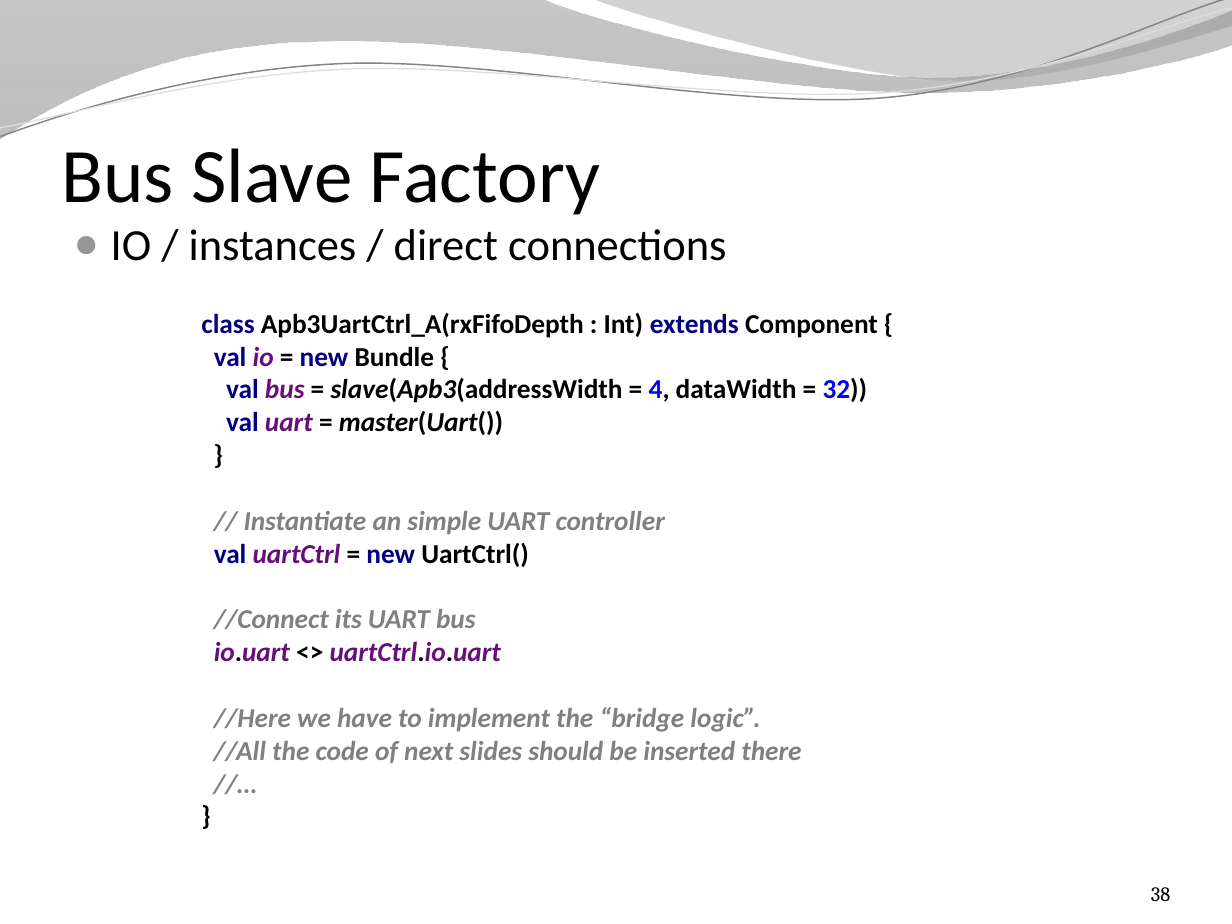
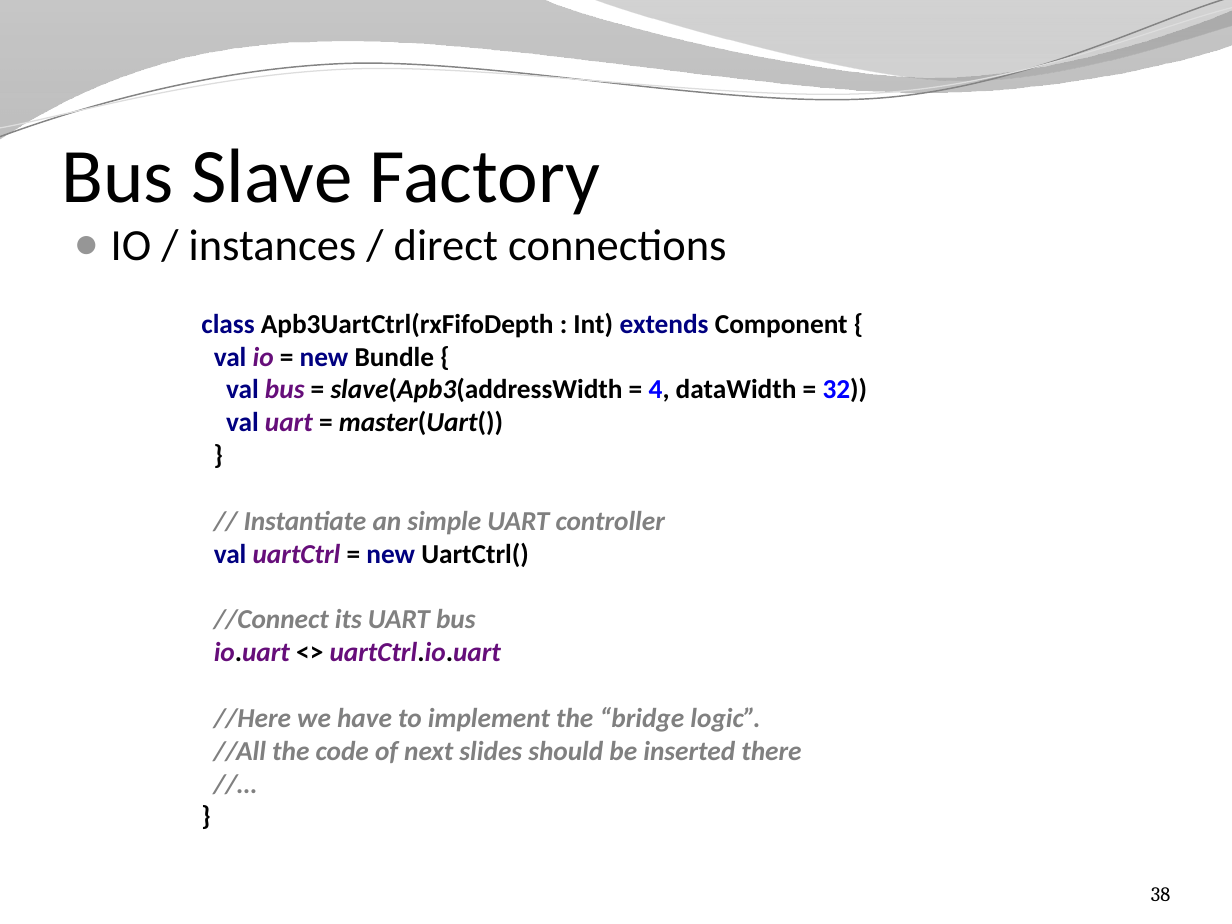
Before and after one commit to SpinalHDL/SpinalDoc, a slide deck: slide 38 of presentation/en/presentation.pptx. Drawn at 1232x924 pixels with LibreOffice and Linux fonts; fonts in the diff are those of the drawing; background and template pictures are left out. Boxes give left, top, right and bottom in pixels: in the first picture for what was removed or moved away, otherwise in the second. Text is boxed around its words. In the diff, an @@ line names an element or a change of style, - is before the commit and + after.

```diff
--- a/presentation/en/presentation.pptx
+++ b/presentation/en/presentation.pptx
@@ text at <box>201,313,868,732</box>: text changed @@
-class Apb3UartCtrl_A(rxFifoDepth : Int) extends Component {
-val io = new Bundle {
-val bus = slave(Apb3(addressWidth = 4, dataWidth = 32))
-val uart = master(Uart())
-}
-// Instantiate an simple UART controller
-val uartCtrl = new UartCtrl()
-//Connect its UART bus
-io.uart <> uartCtrl.io.uart
-//Here we have to implement the “bridge logic”.
+class Apb3UartCtrl(rxFifoDepth : Int) extends Component {
+val io = new Bundle {
+val bus = slave(Apb3(addressWidth = 4, dataWidth = 32))
+val uart = master(Uart())
+}
+// Instantiate an simple UART controller
+val uartCtrl = new UartCtrl()
+//Connect its UART bus
+io.uart <> uartCtrl.io.uart
+//Here we have to implement the “bridge logic”.
```
Also in this commit, not shown: 4 other slides changed, 4 other files.
